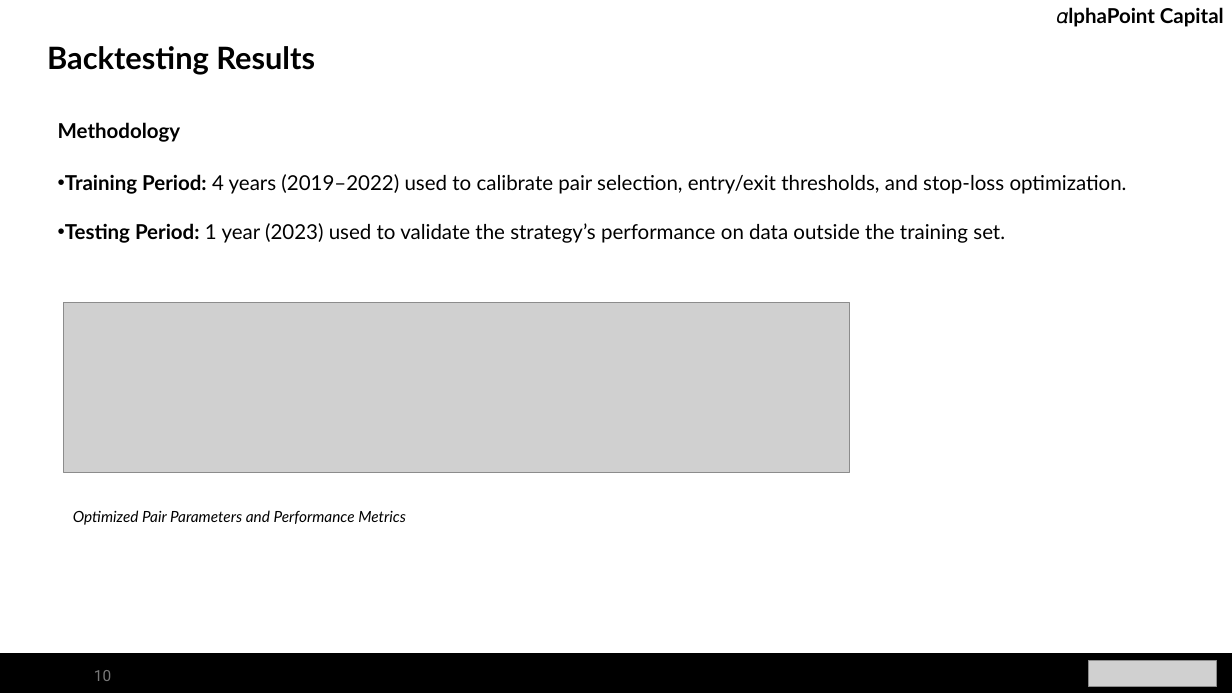
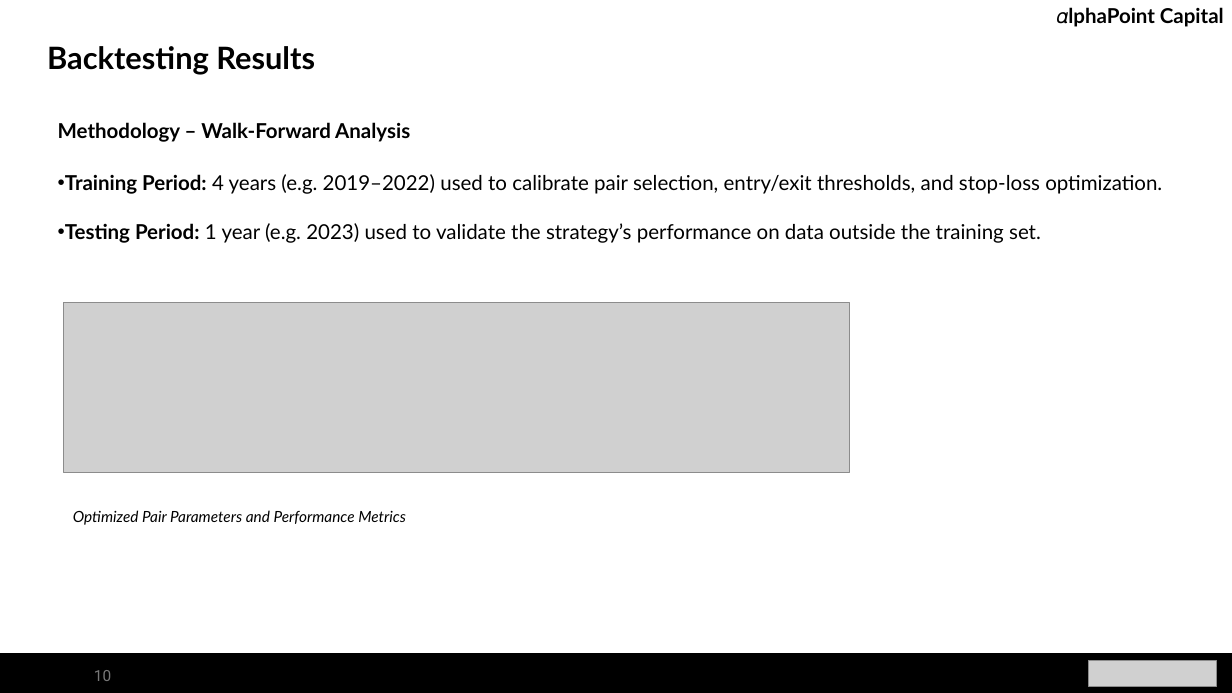
Before and after one commit to nicklewis-16/applied_algo_final, a slide deck: slide 10 of project_presentation final.pptx. Drawn at 1232x693 pixels with LibreOffice and Linux fonts; fonts in the diff are those of the drawing; grey boxes stand for pictures. Boxes give left, top, right and bottom in pixels: in the first picture for what was removed or moved away, otherwise in the second. Text is boxed around its words. In the diff, an @@ line names an element or a change of style, - is before the commit and + after.

Commit message:
update

```diff
--- a/project_presentation final.pptx
+++ b/project_presentation final.pptx
@@ text at (58, 122, 1162, 243): text changed @@
-Methodology
-• Training Period: 4 years (2019–2022) used to calibrate pair selection, entry/exit thresholds, and stop-loss optimization.
-• Testing Period: 1 year (2023) used to validate the strategy’s performance on data outside the training set.
+Methodology – Walk-Forward Analysis
+• Training Period: 4 years (e.g. 2019–2022) used to calibrate pair selection, entry/exit thresholds, and stop-loss optimization.
+• Testing Period: 1 year (e.g. 2023) used to validate the strategy’s performance on data outside the training set.
```
